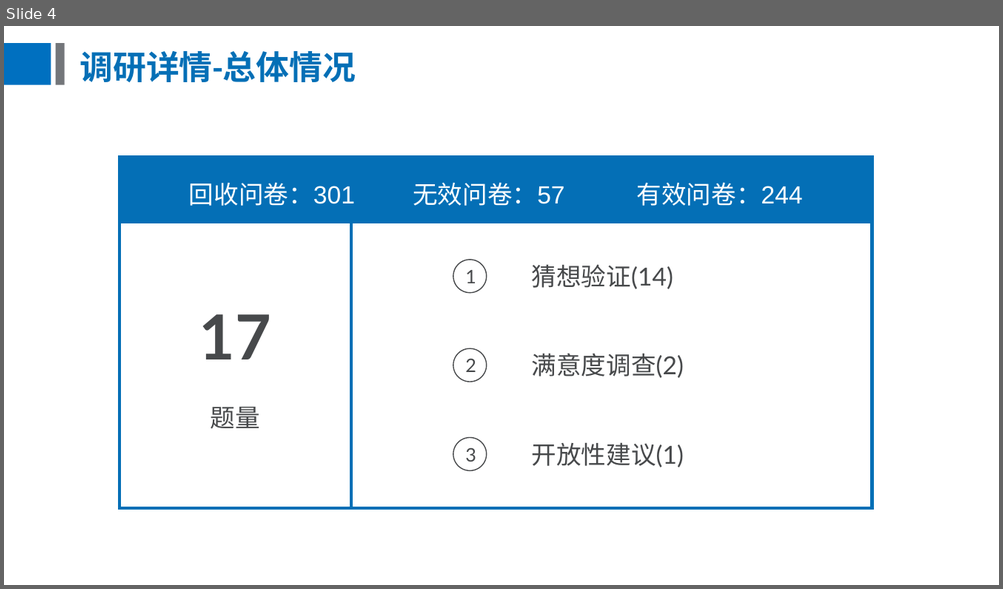
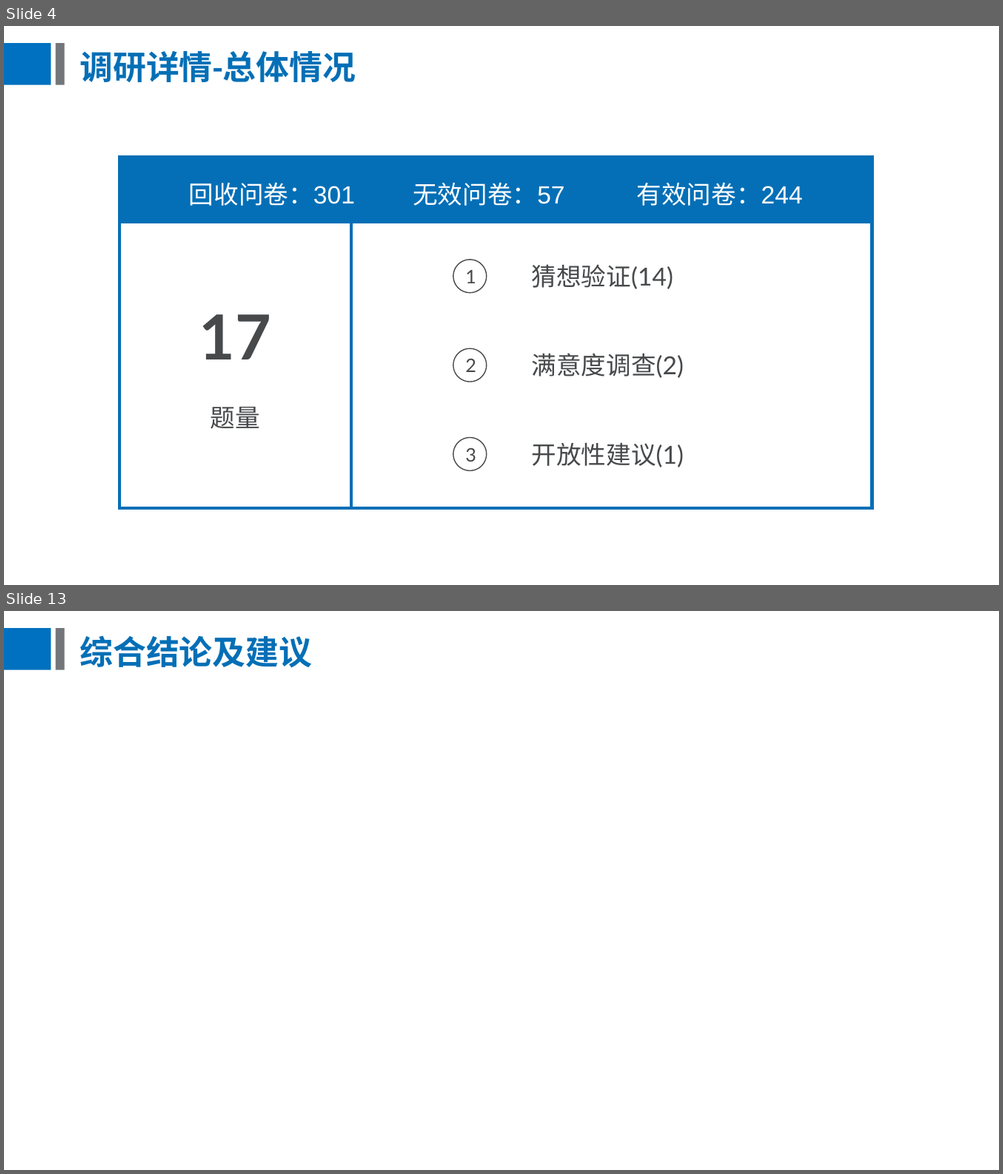
Before and after one commit to BursonHandsom/trainBusiness-ydl, a slide deck: 校园课问卷调研.pptx. Shown one above the other, each under a label of ours: slide 4 before the commit, slides 4 and 13 after it; the slides between them are not shown. The pictures are 1003x589 and 1003x1174 pixels, drawn with LibreOffice and Linux fonts; fonts in the diff are those of the drawing. Boxes give left, top, right and bottom in pixels: in the first picture for what was removed or moved away, otherwise in the second. Text is boxed around its words. In the diff, an @@ line names an element or a change of style, - is before the commit and + after.

```diff
--- a/校园课问卷调研.pptx
+++ b/校园课问卷调研.pptx
@@ slide 13 added at bbox=[4, 611, 999, 1170], background #FFFFFF; not listed: 2 template elements that a slide beside it also shows @@
@@ title added at bbox=[79, 635, 312, 668], 32 pt, text #046FB6, bold @@
+综合结论及建议
```
Also in this commit, not shown: 1 slide changed, 23 other slides added, 14 slides removed, 1 other file.
